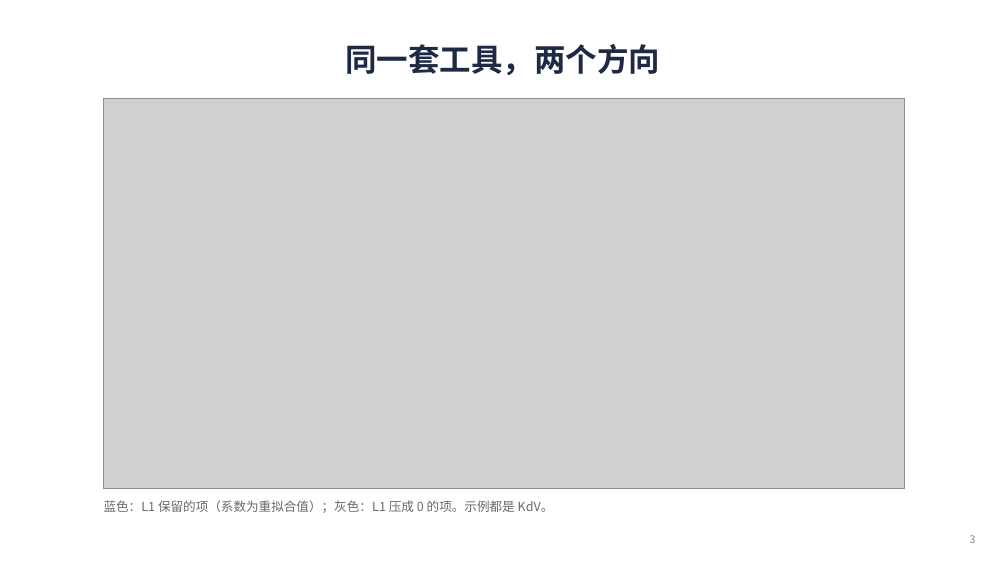
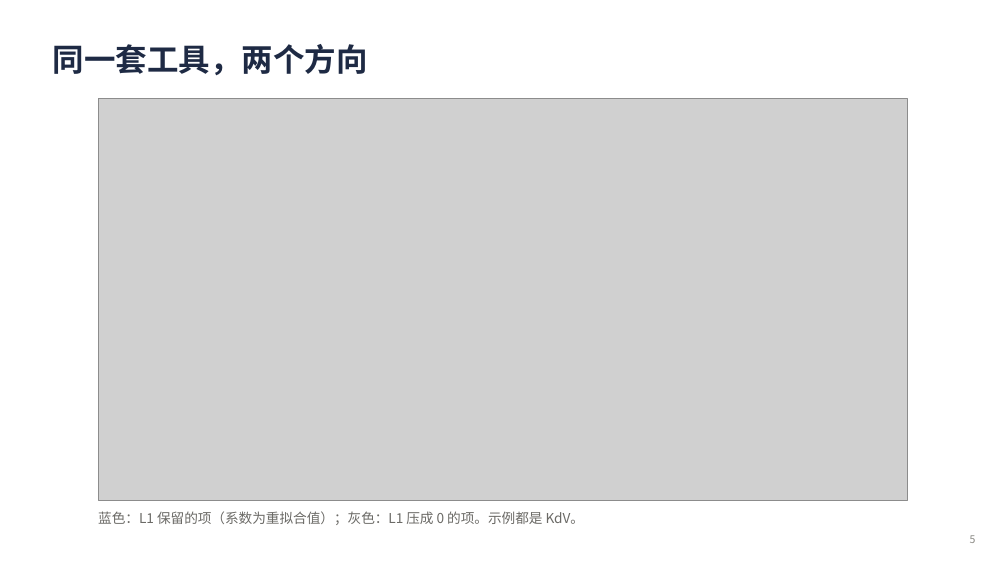
Before and after one commit to changsongjin/pde-l1-analytic, a slide deck: slide 5 of slides/PDE_L1_进展汇报.pptx (slide 3 before the commit). Drawn at 1008x567 pixels with LibreOffice and Linux fonts; fonts in the diff are those of the drawing; grey boxes stand for pictures. Boxes give left, top, right and bottom in pixels: in the first picture for what was removed or moved away, otherwise in the second. Text is boxed around its words. In the diff, an @@ line names an element or a change of style, - is before the commit and + after.

```diff
--- a/slides/PDE_L1_进展汇报.pptx
+++ b/slides/PDE_L1_进展汇报.pptx
@@ title "同一套工具，两个方向" at <box>53,44,368,75</box>: alignment centre to left @@
@@ picture: place and size @@
-picture at <box>104,98,905,488</box>
+picture at <box>98,98,907,500</box>
@@ text "蓝色：L1 保留的项（系数为重拟合值）；灰色：L1 压成 0 的项。示例都是 ...": place and size @@
-text "蓝色：L1 保留的项（系数为重拟合值）；灰色：L1 压成 0 的项。示例都是 ..." at <box>104,500,554,513</box>
+text "蓝色：L1 保留的项（系数为重拟合值）；灰色：L1 压成 0 的项。示例都是 ..." at <box>98,511,585,525</box>
@@ text "蓝色：L1 保留的项（系数为重拟合值）；灰色：L1 压成 0 的项。示例都是 ..." at <box>98,511,585,525</box>: size 12 to 13 pt @@
```
Also in this commit, not shown: 12 other slides changed, 3 slides added, 9 other files.
